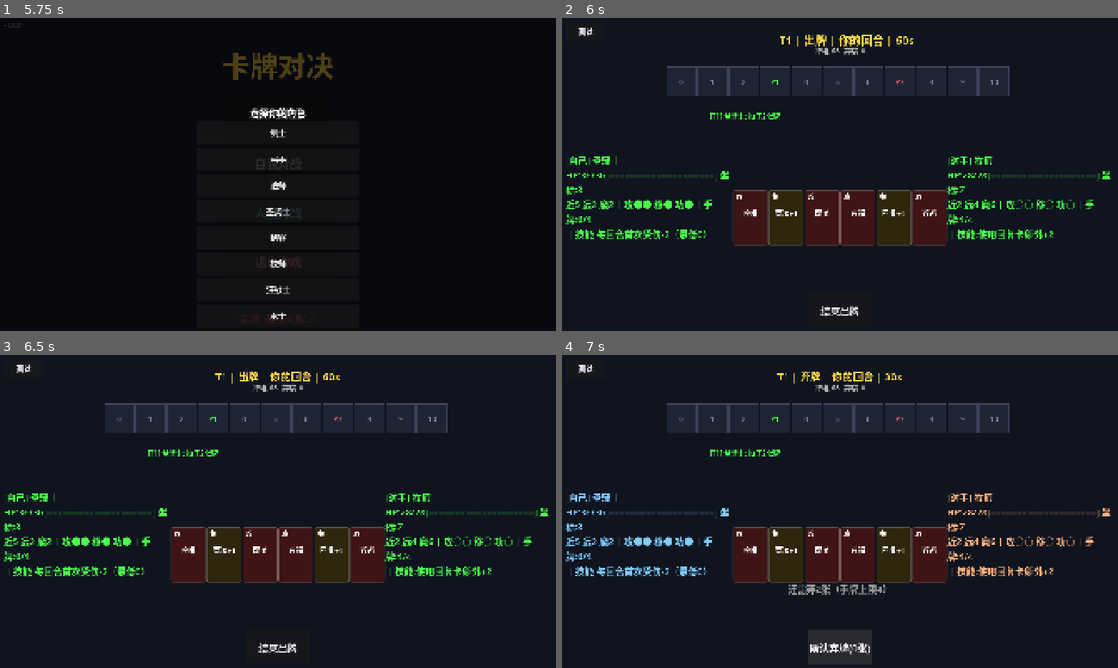
Above: before the commit, frames 1-4 (two rows, left to right).
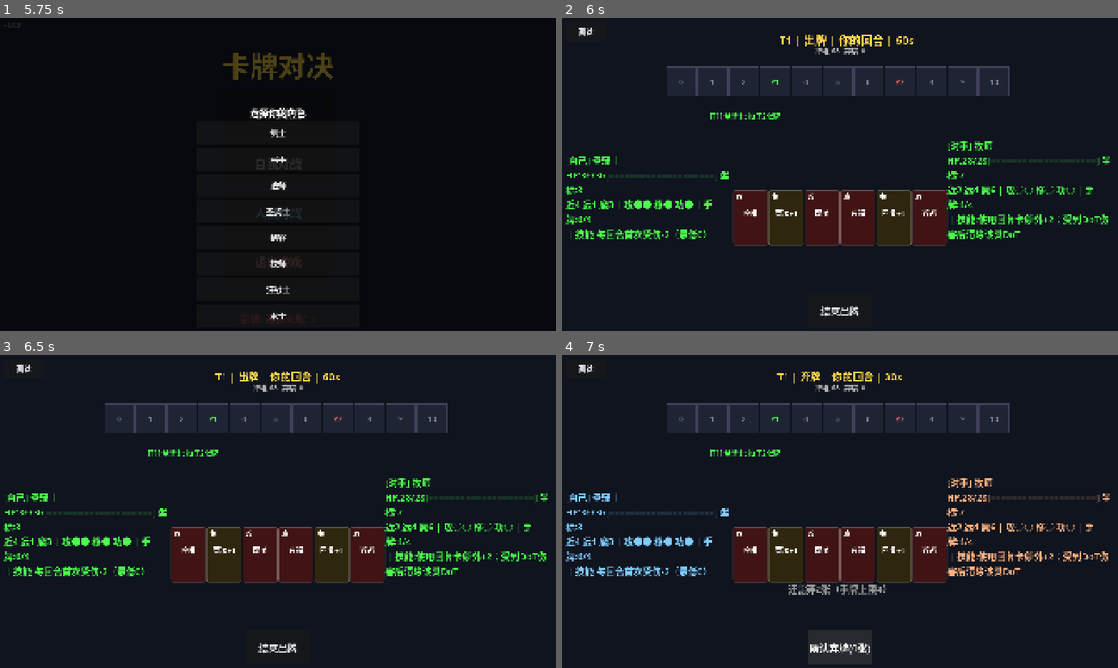
Above: after the commit, the same moments.

Repository: 41hu/card_duel
Game: Godot game, scene res://scenes/main_menu.tscn
The game is run twice, just before and just after one commit, with the same random seed, the same clock (stepped at 60 frames per second) and the same inputs.
Inputs (mouse positions are in pixels of both pictures, inside the frame that each line leads up to):
- Up to frame 1 (5.75 s): click "多人对战" at 0.5 s; click "自我对战" at 1.25 s; click (227, 174) at 2.02 s; type "12" at 2.1 s; click "加入" at 2.75 s; click "返回" at 3.5 s; click "人机对战" at 4.25 s; click "简单" at 5 s
- Up to frame 2 (6 s): click "圣骑士" at 5.75 s
- Up to frame 3 (6.5 s): no input
- Up to frame 4 (7 s): click "结束出牌" at 6.5 s

Frame 1 is identical in both runs. In frame 2, 2.4% of the frame differs, in the area x 2-99%, y 39-71%; in frame 3, 2.4%; in frame 4, 2.5%.

Commit message:
balance: 术士魔5+圣骑士数值+牧师DoT净化+狂战士狂化3回合(含逻辑改动)
- 术士魔法 7→5 (纯数值)
- 圣骑士 近5远2魔2 → 近4远1魔3 (纯数值)
- 牧师新增被动: 受到DoT伤害后清除该类DoT (含逻辑改动)
  * character_skills.gd 新增 on_dot_damage 钩子
  * match_state.gd 判定阶段快照DoT类型并调用
- 狂战士受击buff持续时间 2→3 回合 (含逻辑改动), 技能名"狂化"
- 同步更新 GAME_RULES/WORKFLOW/API_REFERENCE/EXTENSION_GUIDE

含逻辑改动: 涉及 scripts/core/, 需主维护者部署服务器

Diff:
--- a/scripts/core/character_skills.gd
+++ b/scripts/core/character_skills.gd
@@ -35,6 +35,20 @@
 func _heal_limit(player_idx: int) -> int:
 	match _ms.players[player_idx].char_id:
 		_: return -1
+
+# 判定阶段受到某类 DoT 伤害后调用：dot_types = 本回合造成伤害的 DoT 类型列表
+# 牧师被动：清除自身对应类型的 DoT（受到一次伤害后即净化，不再持续）
+func on_dot_damage(player_idx: int, dot_types: Array):
+	if dot_types.is_empty(): return
+	var p = _ms.players[player_idx]
+	if p.char_id != "priest": return
+	var cleared = false
+	for i in range(p.dots.size() - 1, -1, -1):
+		if p.dots[i].type in dot_types:
+			p.dots.remove_at(i)
+			cleared = true
+	if cleared:
+		_ms.add_log(player_idx, "牧师净化: 清除%s" % "、".join(dot_types))
 
 func on_turn_start(player_idx: int):
 	var p = _ms.players[player_idx]
@@ -208,8 +222,8 @@
 	return base
 
 func _berserker_rage(player_idx: int):
-	_ms.status.add_buff(player_idx, "near_up", 1, 2)
-	_ms.add_log(player_idx, "狂战士+1近战")
+	_ms.status.add_buff(player_idx, "near_up", 1, 3)
+	_ms.add_log(player_idx, "狂战士获得狂化(近战+1)")
 
 func _mage_discard(player_idx: int, params: Dictionary) -> Dictionary:
 	var uid = int(params.get("card_uid", -1))
--- a/scripts/core/match_state.gd
+++ b/scripts/core/match_state.gd
@@ -151,6 +151,11 @@
 	turn_phase = Config.TurnPhase.JUDGMENT
 	var player = players[current_player]
 	if player.dots.size() > 0:
+		# 先快照本回合将造成伤害的 DoT 类型（牧师净化用）
+		var dot_types: Array = []
+		for dot in player.dots:
+			if not dot.type in dot_types:
+				dot_types.append(dot.type)
 		var dd = combat.apply_dot_damage(current_player)
 		if dd.damage > 0:
 			player.hp -= dd.damage
@@ -162,6 +167,8 @@
 					stats[ds.source]["damage_dealt"] += ds.damage
 			var detail_str = "、".join(dd.details)
 			add_log(current_player, "%s共%d点伤害" % [detail_str, dd.damage])
+			# 角色被动：受到 DoT 伤害后的处理（牧师清除对应 DoT）
+			char_skills.on_dot_damage(current_player, dot_types)
 			if player.hp <= 0:
 				_handle_death(current_player)
 				if phase == Config.Phase.GAME_OVER: return
--- a/scripts/data/character_data.gd
+++ b/scripts/data/character_data.gd
@@ -5,11 +5,11 @@
 	"swordsman":   {name="剑士",   hp=28, near=7, range=3, magic=2, skill="swordsman",   skill_desc="近战命中后：抽1牌或回2HP（每回合限一）"},
 	"archer":      {name="弓手",   hp=24, near=2, range=8, magic=2, skill="archer",      skill_desc="每回合首次普通远程不消耗攻击点"},
 	"mage":        {name="法师",   hp=22, near=2, range=2, magic=8, skill="mage",         skill_desc="弃1手牌，本次魔法+2（每回合限一）"},
-	"paladin":     {name="圣骑士", hp=36, near=5, range=2, magic=2, skill="paladin",      skill_desc="每回合首次受伤-2（最低0）"},
+	"paladin":     {name="圣骑士", hp=36, near=4, range=1, magic=3, skill="paladin",      skill_desc="每回合首次受伤-2（最低0）"},
 	"assassin":    {name="刺客",   hp=22, near=7, range=5, magic=1, skill="assassin",     skill_desc="每回合免费移动1格（独立于位移点）"},
-	"priest":      {name="牧师",   hp=28, near=2, range=4, magic=6, skill="priest",       skill_desc="使用回复卡额外+2"},
-	"berserker":   {name="狂战士", hp=28, near=8, range=2, magic=2, skill="berserker",    skill_desc="受直接攻击后近战+1（持续2回合，可叠加）"},
-	"warlock":     {name="术士",   hp=24, near=2, range=3, magic=7, skill="warlock",      skill_desc="功能点+1；未用功能牌则回合结束抽1张"},
+	"priest":      {name="牧师",   hp=28, near=2, range=4, magic=6, skill="priest",       skill_desc="使用回复卡额外+2；受到DoT伤害后清除该类DoT"},
+	"berserker":   {name="狂战士", hp=28, near=8, range=2, magic=2, skill="berserker",    skill_desc="受直接攻击后获得狂化（近战+1，持续3回合，可叠加）"},
+	"warlock":     {name="术士",   hp=24, near=2, range=3, magic=5, skill="warlock",      skill_desc="功能点+1；未用功能牌则回合结束抽1张"},
 }
 
 const CHARACTER_IDS = ["swordsman", "archer", "mage", "paladin", "assassin", "priest", "berserker", "warlock"]
Not shown, changed: API_REFERENCE.md
Not shown, changed: EXTENSION_GUIDE.md
Not shown, changed: GAME_RULES.md
Not shown, changed: WORKFLOW.md
